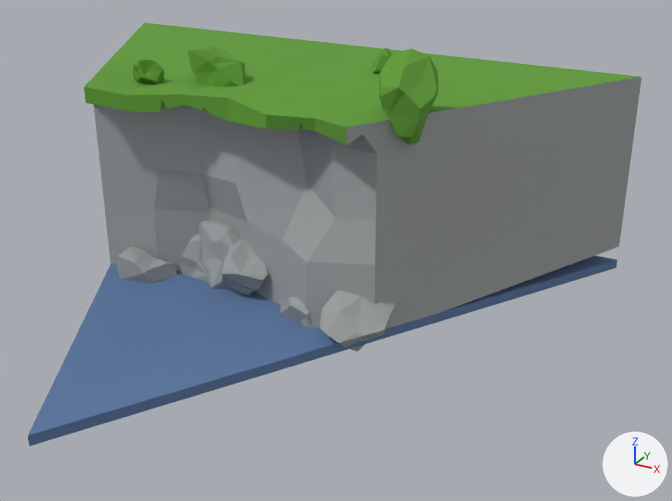
The glTF model public/assets/tile6.glb: old version first, new version second.
Before and after are seen from a 50 mm camera at (0.781, -0.647, 0.633) aimed at (0.16, 0.483, 0.068). Every picture has the same lights, and +X, +Y and +Z are marked at lower right. Vertices at the same position are counted once.

Script lines for the objects in view, before the commit:
```python
ob_bush1_002 = bpy.data.objects.new('bush1.002', me_cube_027)
ob_bush1_002.location = (0.221, -0.044, 0.269)
ob_hill_001 = bpy.data.objects.new('hill.001', me_cylinder_002)
ob_hill_001.location = (0.0, 0.0, 0.0)
ob_rock0_007 = bpy.data.objects.new('rock0.007', me_cube_019)
ob_rock0_007.location = (-0.048, -0.051, -0.045)
ob_rock0_008 = bpy.data.objects.new('rock0.008', me_cube_020)
ob_rock0_008.location = (0.18, -0.107, -0.055)
ob_rock0_009 = bpy.data.objects.new('rock0.009', me_cube_021)
ob_rock0_009.location = (0.092, -0.09, -0.071)
ob_rock0_010 = bpy.data.objects.new('rock0.010', me_cube_022)
ob_rock0_010.location = (-0.146, -0.03, -0.057)
ob_rock0_011 = bpy.data.objects.new('rock0.011', me_cube_023)
ob_rock0_011.location = (-0.102, -0.031, -0.014)
ob_rock0_012 = bpy.data.objects.new('rock0.012', me_cube_024)
ob_rock0_012.location = (-0.219, -0.089, -0.079)
ob_water6 = bpy.data.objects.new('water6', me_circle_023)
ob_water6.location = (0.0, 0.0, -0.04)
# also in view: 'bush2.002' at (-0.078, 0.534, 0.303)
```
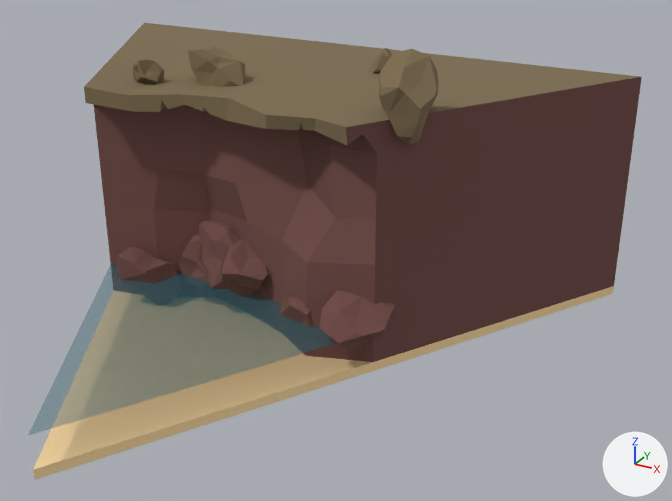
The change, as a diff of the scene's bpy script:
```diff
--- a/public/assets/tile6.glb.py
+++ b/public/assets/tile6.glb.py
@@ mat_stone @@
 mat_stone = principled_material('stone')
-mat_stone.base_color = (0.352, 0.371, 0.371)  # grey #a0a4a4
+mat_stone.base_color = (0.168, 0.0723, 0.063)  # brown #724c47
 mat_stone.roughness = 1.0
@@ mat_top @@
 mat_top = principled_material('top')
-mat_top.base_color = (0.117, 0.332, 0.0343)  # green #609c34
+mat_top.base_color = (0.205, 0.15, 0.0782)  # brown #7d6c4f
 mat_top.roughness = 1.0
@@ mat_water @@
 mat_water = principled_material('water')
-mat_water.base_color = (0.107, 0.188, 0.362)  # blue #5c78a2
+mat_water.base_color = (0.00304, 0.144, 0.184)  # dark cyan #0a6a77
 mat_water.roughness = 1.0
+mat_water.alpha = 0.518
@@ mat_sand @@
+mat_sand = principled_material('sand')
+mat_sand.base_color = (0.982, 0.716, 0.376)  # beige #fddca5
+mat_sand.roughness = 1.0
@@ me_cylinder_002 @@
 me_cylinder_002.from_pydata(...)  # 89 vertices, 162 faces; spans x -0.5..0.5, y 0.39..0.866, z -0.035..0.302
 # used by ob_hill_001; location = (0.0, 0.0, 0.0)
+# me_cylinder_002 part 1: the 1 vertex in x 0.5, y 0.866, z 0.0 is moved by (0.0, 0.0, -0.082)
+# me_cylinder_002 part 2: all 13 vertices in x -0.5..0.315, y 0.407..0.866, z -0.035..0.0 are moved by (0.0, 0.0, -0.047)
 me_cylinder_002.materials.append(mat_stone)
@@ me_circle_023 @@
 # used by ob_water6; location = (0.0, 0.0, -0.04)
-me_circle_023.from_pydata(...)  # 15 vertices, 24 faces; spans x -0.5..0.5, y 0.0..0.866, z 0.0..0.02
+me_circle_023.from_pydata(...)  # 10 vertices, 12 faces; spans x -0.5..0.5, y 0.0..0.866, z 0.003..0.02
+# me_circle_023 part 3
+# 5 vertices are removed from x -0.5..0.5, y 0.0..0.866, z 0.0..0.015
+# 12 faces are deleted
 me_circle_023.materials.append(mat_water)
@@ me_circle_021 @@
+me_circle_021.from_pydata([(0.5, 0.866, 0.0), (-0.5, 0.866, 0.0), (0.0, 0.0, 0.0), (0.5, 0.866, 0.015), (-0.5, 0.866, 0.015), (0.0, 0.0, 0.015), (-0.484, 0.866, 0.0), (-0.459, 0.866, 0.015), (0.0, 0.577, 0.005), (0.25, 0.433, 0.015), (-0.25, 0.433, 0.015), (0.0, 0.289, 0.003), (0.25, 0.722, 0.019), (-0.25, 0.722, 0.02), (0.0, 0.866, 0.015)], [], [(2, 1, 6), (2, 6, 0), (6, 1, 4), (6, 4, 7), (0, 6, 7), (0, 7, 3), (4, 1, 10), (5, 2, 9), (8, 11, 12), (5, 11, 10), (8, 12, 13), (13, 14, 4), (13, 12, 14), (12, 3, 14), (10, 13, 4), (10, 11, 13), (11, 8, 13), (12, 9, 3), (12, 11, 9), (11, 5, 9), (0, 3, 9), (2, 0, 9), (2, 5, 10), (1, 2, 10)])
+me_circle_021.materials.append(mat_sand)  # beige #fddca5
@@ ob_sand6 @@
+ob_sand6 = bpy.data.objects.new('sand6', me_circle_021)
+ob_sand6.location = (0.0, 0.0, -0.09)
```

Boxes [x1, y1, x2, y2] around the edits, measured in the pictures (672 x 501 px; the box of a moved part takes in the faces that stretch with it):
'hill.001', recoloured, reshaped (11% taller): before [84, 23, 642, 329]; after [84, 23, 642, 363]
'water6', recoloured, surface changed, reshaped (blue to grey): before [28, 255, 617, 446]; after [28, 264, 337, 435]
'sand6', added (beige): after [33, 286, 614, 480]
'bush1.002', recoloured (green to brown): [379, 49, 438, 145] in both
'rock0.008', recoloured (grey to brown): [320, 290, 397, 352] in both
'bush2.002', recoloured (green to brown): [188, 46, 245, 87] in both
'rock0.007', recoloured: [222, 239, 269, 295] in both
'rock0.011', recoloured (grey to brown): [199, 221, 242, 288] in both
'rock0.012', recoloured (grey to brown): [117, 247, 177, 283] in both
'rock0.010', recoloured (grey to brown): [178, 234, 208, 282] in both
'bush4.001', recoloured (green to brown): [133, 58, 164, 84] in both
'rock0.009', recoloured (grey to brown): [280, 296, 314, 327] in both
'bush3.002', recoloured (green to brown): [370, 48, 392, 73] in both
part 1 of me_cylinder_002, moved or reshaped: before [374, 77, 642, 329]; after [373, 77, 642, 363]
part 2 of me_cylinder_002, moved or reshaped: before [104, 205, 375, 328]; after [104, 205, 375, 362]
part 3 of me_circle_023, deleted (blue): before [28, 260, 617, 446]
